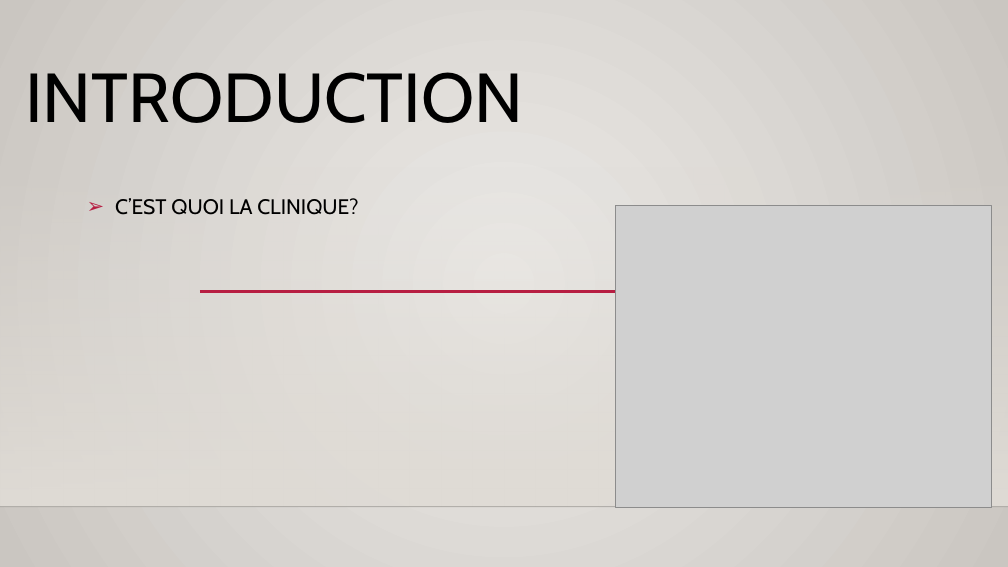
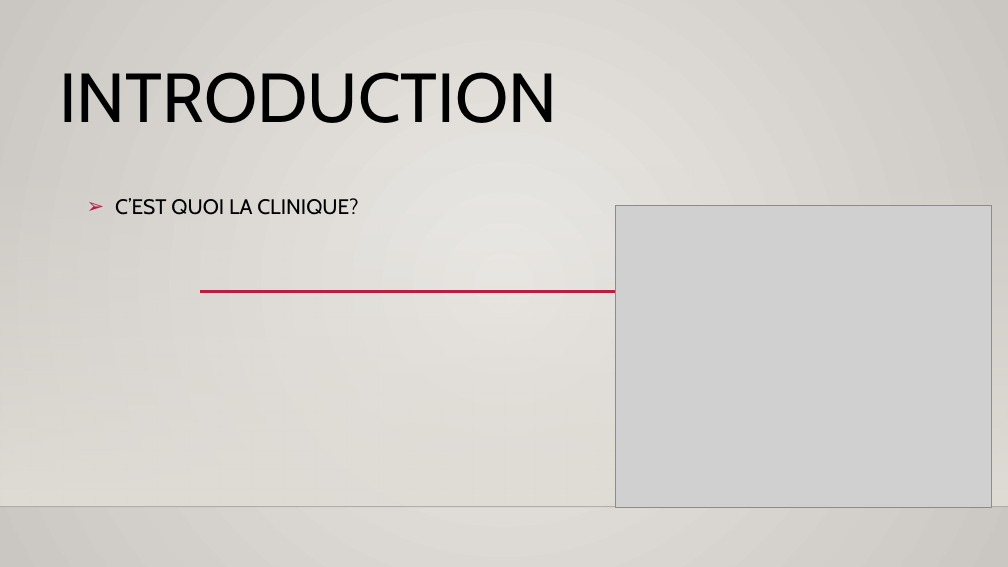
Before and after one commit to SEG2105-uottawa/seg2505-projet-equipe-a19-18, a slide deck: slide 2 of SEG 2505 Presentation.pptx. Drawn at 1008x567 pixels with LibreOffice and Linux fonts; fonts in the diff are those of the drawing; grey boxes stand for pictures; background and template pictures are left out. Boxes give left, top, right and bottom in pixels: in the first picture for what was removed or moved away, otherwise in the second. Text is boxed around its words. In the diff, an @@ line names an element or a change of style, - is before the commit and + after.

Commit message:
Update presentation

```diff
--- a/SEG 2505 Presentation.pptx
+++ b/SEG 2505 Presentation.pptx
@@ title "INTRODUCTION": place and size @@
-title "INTRODUCTION" at <box>25,72,523,123</box>
+title "INTRODUCTION" at <box>59,72,557,123</box>
```
Also in this commit, not shown: 4 other slides changed, 1 other file.
